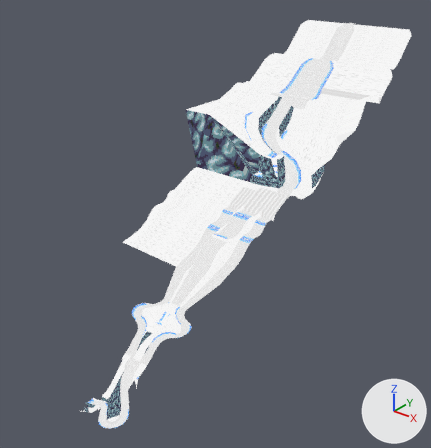
A saved change to the Blender file Assets/Models/Environments/TrueLevel1/L1_v01.blend.
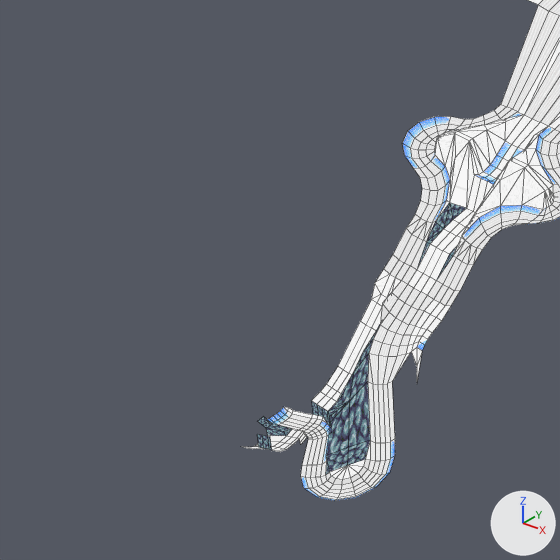
Each version appears first whole from a 50 mm lens placed at (740.0, -1482.0, 208.0), pointed at (-7.0, -549.0, -370.0), and next in a close-up on the part from 0% to 42% of the width and 59% to 100% of the height. The lights are fixed; the arrows at lower right show +X, +Y and +Z. The close-ups show mesh edges as thin lines.
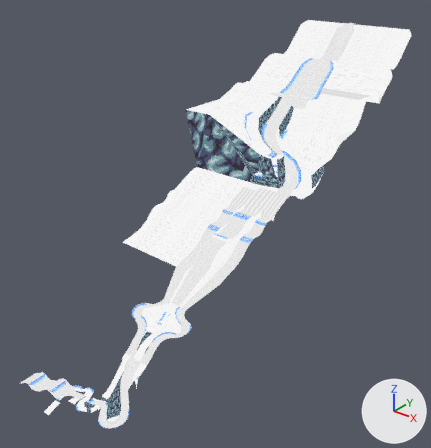
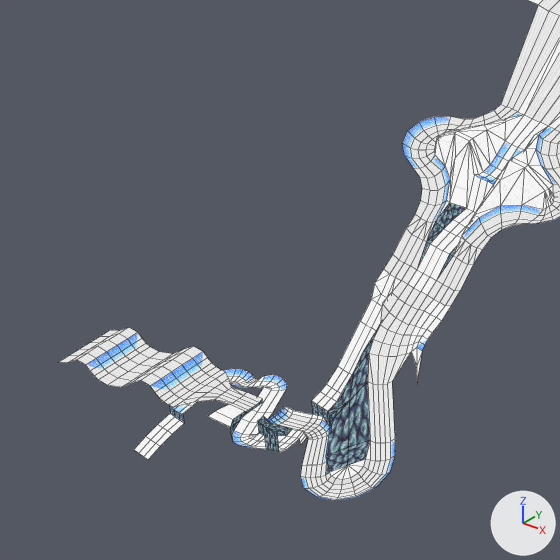
Location of each change, (x1, y1, x2, y2) in pixels of the close-ups (560 x 560 px):
'Grid', reshaped: before (244, 0, 560, 501); after (59, 0, 560, 501)
part 1 of me_grid, built on: before (244, 434, 272, 450); after (59, 327, 287, 459)

Edits to the bpy script that builds the scene:
```text
Change me_grid:
    used by ob_grid; location = (0.0, 0.0, 0.0)
    remove me_grid.from_pydata(...)  # 1577 vertices, 1618 faces; spans x -160.0..212.0, y -1011.0..15.0, z -568.0..0.0
    add me_grid.from_pydata(...)  # 1836 vertices, 1838 faces; spans x -175.0..212.0, y -1011.0..15.0, z -640.0..0.0
    me_grid part 1
    6 vertices are removed from x 36.0..66.0, y -995.0, z -561.0..-536.0
    5 faces are deleted
    3 vertices in x 58.0..66.0, y -995.0, z -549.0..-546.0 move by (0.0, 5.0, 10.0)
    1 vertex moves from x 36.0, y -990.0, z -566.0 to x 36.0, y -990.0, z -565.0
    174 vertices are added at x -175.0..28.0, y -990.0..-916.0, z -640.0..-564.0
    5 new vertices lie (-4.0, 0.0, -2.0) away from vertices in x 36.0..58.0, y -995.0..-975.0, z -568.0..-549.0
    34 new vertices lie (0.0, 8.0, 0.0) away from vertices in x -175.0..-47.0, y -983.0..-966.0, z -620.0..-582.0
    17 new vertices lie (0.0, 8.0, 0.0) away from vertices in x -175.0..-47.0, y -958.0, z -620.0..-582.0
    17 new vertices lie (0.0, 8.0, 0.0) away from vertices in x -175.0..-47.0, y -950.0, z -620.0..-582.0
    6 new vertices lie (15.0, 0.0, 3.0) away from vertices in x -8.0, y -969.0..-955.0, z -573.0..-572.0
    6 new vertices lie (5.0, 0.0, 0.0) away from vertices in x -88.0..-83.0, y -990.0..-952.0, z -640.0..-624.0
    6 new vertices lie (0.0, 5.0, 0.0) away from vertices in x -57.0..-8.0, y -985.0..-927.0, z -610.0..-570.0
    225 new faces join them
```
